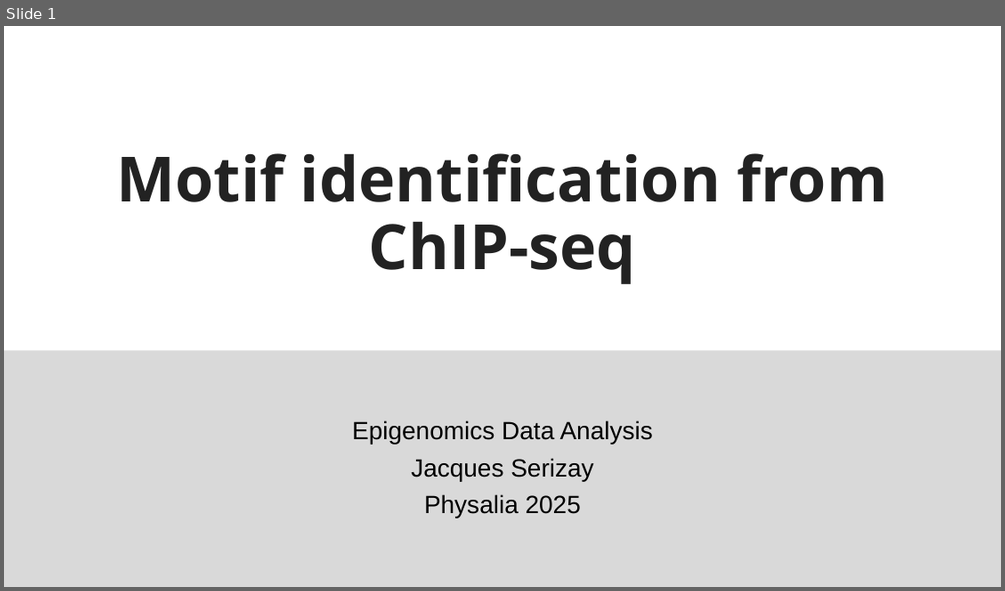
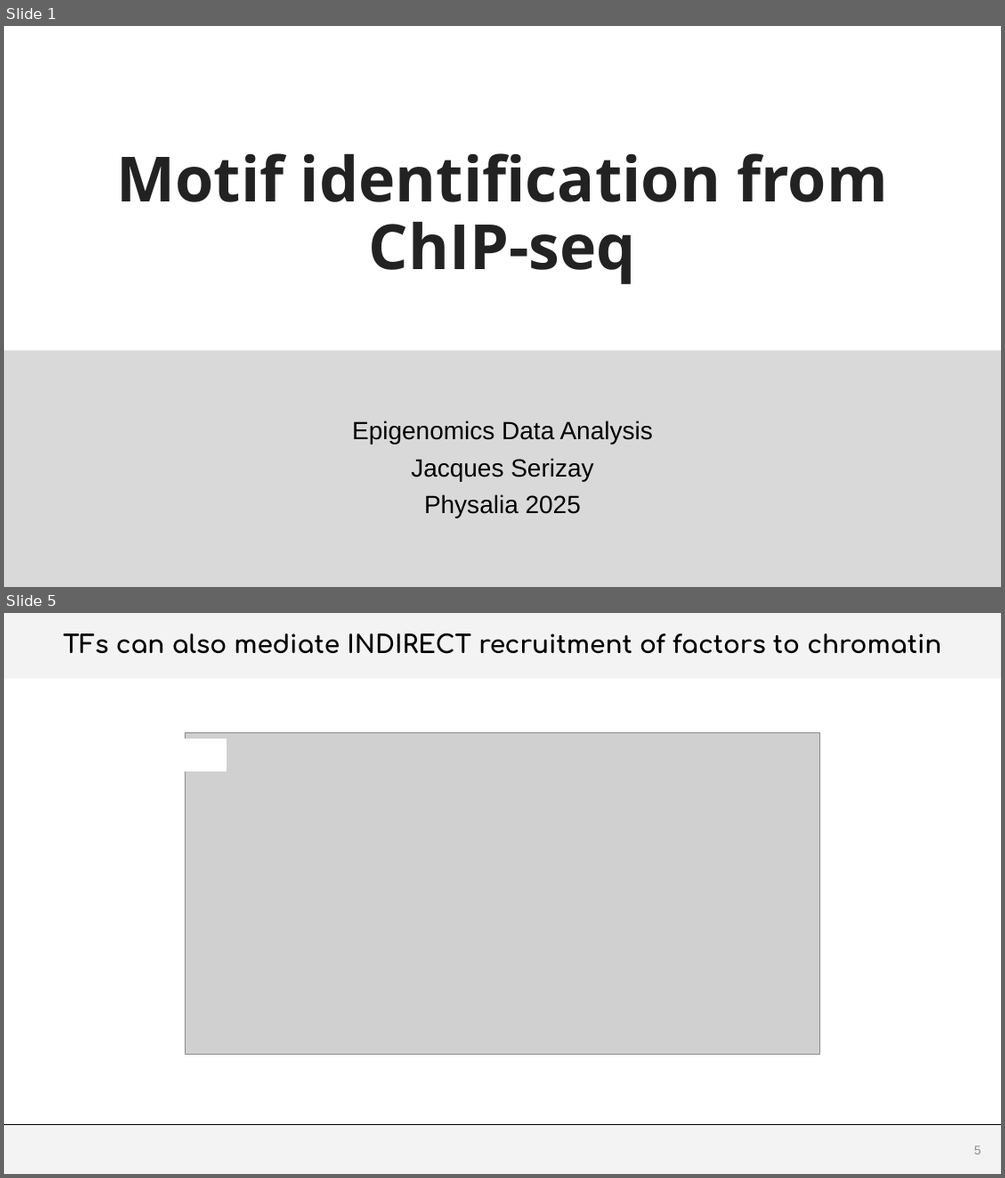
Before and after one commit to js2264/NGS-Physalia, a slide deck: inst/docs/Lecture6.pptx. Shown one above the other, each under a label of ours: slide 1 before the commit, slides 1 and 5 after it; the slides between them are not shown. The pictures are 1005x591 and 1005x1178 pixels, drawn with LibreOffice and Linux fonts; fonts in the diff are those of the drawing; grey boxes stand for pictures; background and template pictures are left out. Boxes give left, top, right and bottom in pixels: in the first picture for what was removed or moved away, otherwise in the second. Text is boxed around its words. In the diff, an @@ line names an element or a change of style, - is before the commit and + after.

```diff
--- a/inst/docs/Lecture6.pptx
+++ b/inst/docs/Lecture6.pptx
@@ slide 5 added at (x1=4, y1=613, x2=1001, y2=1174), background #FFFFFF @@
@@ title added at (x1=4, y1=613, x2=1001, y2=679), fill #D9D9D9 at 30% opacity, 24 pt, text #000000, bold @@
+TFs can also mediate INDIRECT recruitment of factors to chromatin
@@ picture added at (x1=185, y1=733, x2=821, y2=1054) @@
@@ rectangle added at (x1=185, y1=739, x2=226, y2=771), fill #FFFFFF, outline #FFFFFF 1 pt @@
@@ rectangle added at (x1=4, y1=1124, x2=1001, y2=1174), fill #D9D9D9 at 30% opacity @@
@@ line added from (4, 1124) to (1001, 1124), #000000 0.5 pt @@
@@ page number added at (x1=974, y1=1145, x2=981, y2=1154), 12 pt, text #8C8C8C @@
+5
```
Also in this commit, not shown: 1 slide changed, 13 other slides added, 8 other files.
